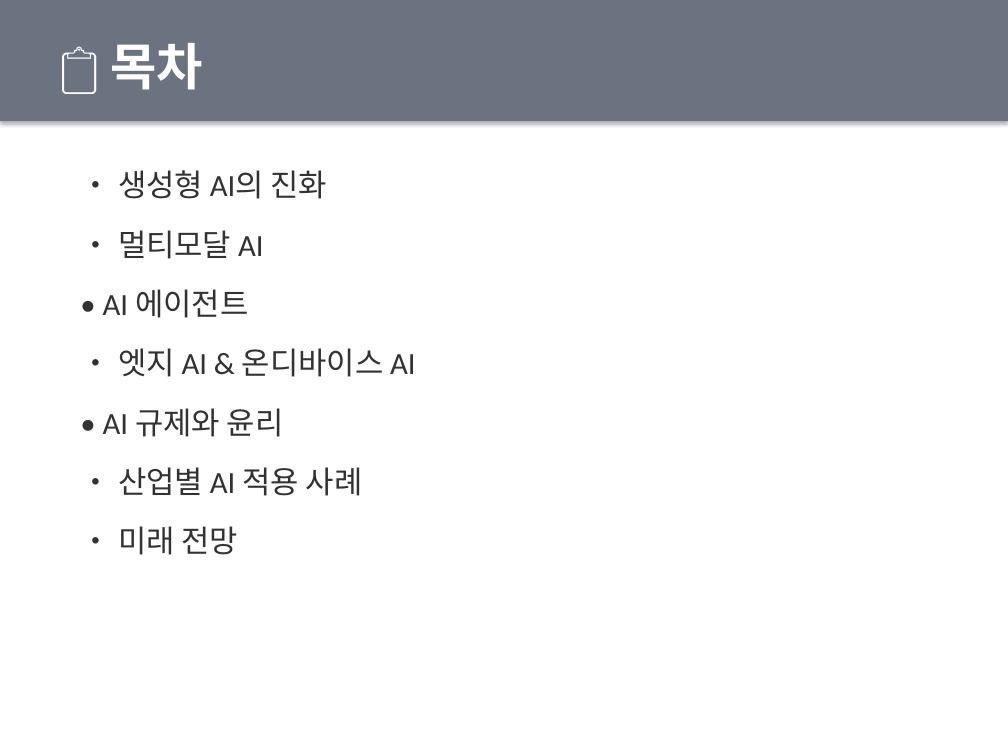
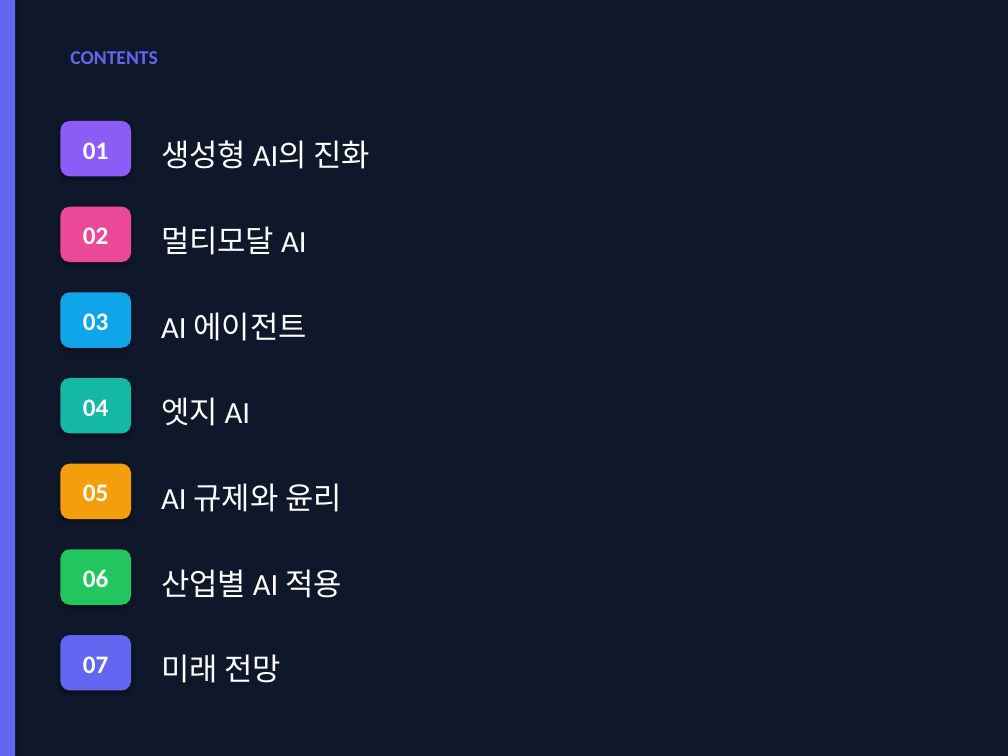
Before and after one commit to lucent77/ClaudeCode, a slide deck: slide 2 of AI_Trends_2025.pptx. Drawn at 1008x756 pixels with LibreOffice and Linux fonts; fonts in the diff are those of the drawing. Boxes give left, top, right and bottom in pixels: in the first picture for what was removed or moved away, otherwise in the second. Text is boxed around its words. In the diff, an @@ line names an element or a change of style, - is before the commit and + after.

```diff
--- a/AI_Trends_2025.pptx
+++ b/AI_Trends_2025.pptx
@@ rectangle: place and size @@
-rectangle at bbox=[0, 0, 1008, 121]
+rectangle at bbox=[0, 0, 1008, 756]
@@ rectangle at bbox=[0, 0, 1008, 756]: fill #6B7280 to #0F172A @@
@@ rectangle added at bbox=[0, 0, 15, 756], fill #6366F1 @@
@@ text added at bbox=[70, 51, 158, 64], 14 pt, text #6366F1, bold @@
+CONTENTS
@@ text removed at bbox=[110, 43, 203, 90] @@
-📋 목차
@@ rounded rectangle added at bbox=[60, 121, 131, 176], fill #8B5CF6 @@
@@ text added at bbox=[83, 142, 109, 159], 18 pt, text #FFFFFF, bold @@
+01
@@ text added at bbox=[161, 140, 370, 169], 22 pt, text #FFFFFF @@
+생성형 AI의 진화
@@ text removed at bbox=[103, 170, 415, 555] @@
-• 생성형 AI의 진화
-• 멀티모달 AI
-• AI 에이전트
-• 엣지 AI & 온디바이스 AI
-• AI 규제와 윤리
-• 산업별 AI 적용 사례
-• 미래 전망
@@ rounded rectangle added at bbox=[60, 207, 131, 262], fill #EC4899 @@
@@ text added at bbox=[83, 227, 109, 244], 18 pt, text #FFFFFF, bold @@
+02
@@ text added at bbox=[161, 226, 306, 255], 22 pt, text #FFFFFF @@
+멀티모달 AI
@@ rounded rectangle added at bbox=[60, 292, 131, 348], fill #0EA5E9 @@
@@ text added at bbox=[83, 313, 109, 330], 18 pt, text #FFFFFF, bold @@
+03
@@ text added at bbox=[161, 312, 307, 341], 22 pt, text #FFFFFF @@
+AI 에이전트
@@ rounded rectangle added at bbox=[60, 378, 131, 433], fill #14B8A6 @@
@@ text added at bbox=[83, 399, 109, 416], 18 pt, text #FFFFFF, bold @@
+04
@@ text added at bbox=[161, 397, 250, 426], 22 pt, text #FFFFFF @@
+엣지 AI
@@ rounded rectangle added at bbox=[60, 464, 131, 519], fill #F59E0B @@
@@ text added at bbox=[83, 484, 109, 501], 18 pt, text #FFFFFF, bold @@
+05
@@ text added at bbox=[161, 483, 342, 512], 22 pt, text #FFFFFF @@
+AI 규제와 윤리
@@ rounded rectangle added at bbox=[60, 549, 131, 605], fill #22C55E @@
@@ text added at bbox=[83, 569, 109, 587], 18 pt, text #FFFFFF, bold @@
+06
@@ text added at bbox=[161, 569, 342, 598], 22 pt, text #FFFFFF @@
+산업별 AI 적용
@@ rounded rectangle added at bbox=[60, 635, 131, 690], fill #6366F1 @@
@@ text added at bbox=[83, 656, 109, 673], 18 pt, text #FFFFFF, bold @@
+07
@@ text added at bbox=[161, 654, 281, 683], 22 pt, text #FFFFFF @@
+미래 전망
```
Also in this commit, not shown: 15 other slides changed, 1 slide added, 1 slide removed, 1 other file.
